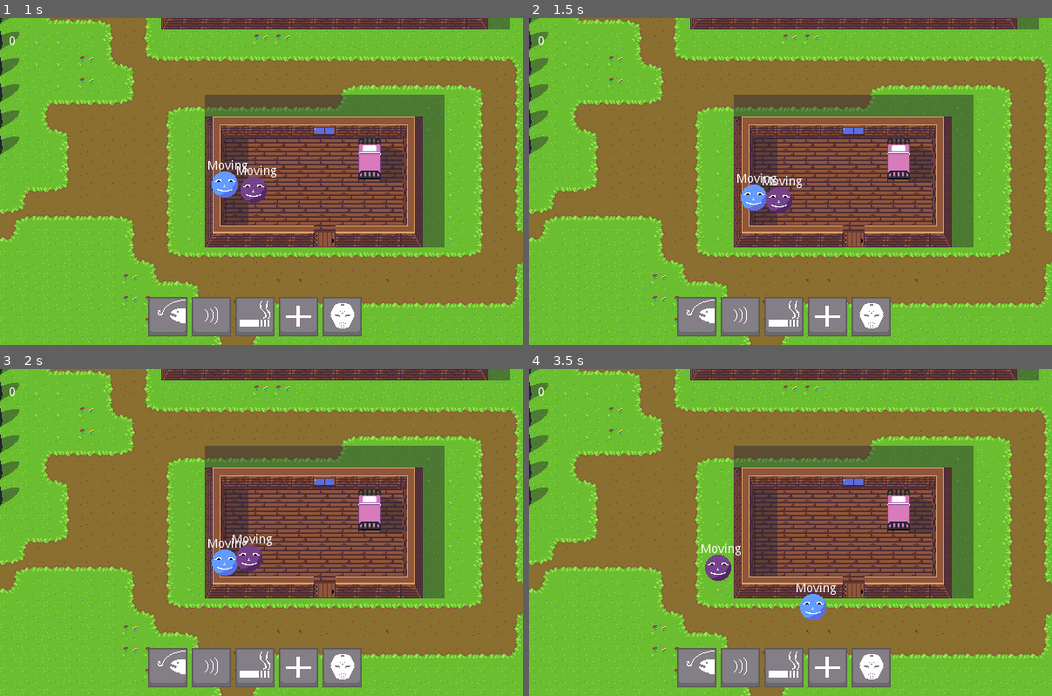
Above: before the commit, frames 1-4 (two rows, left to right).
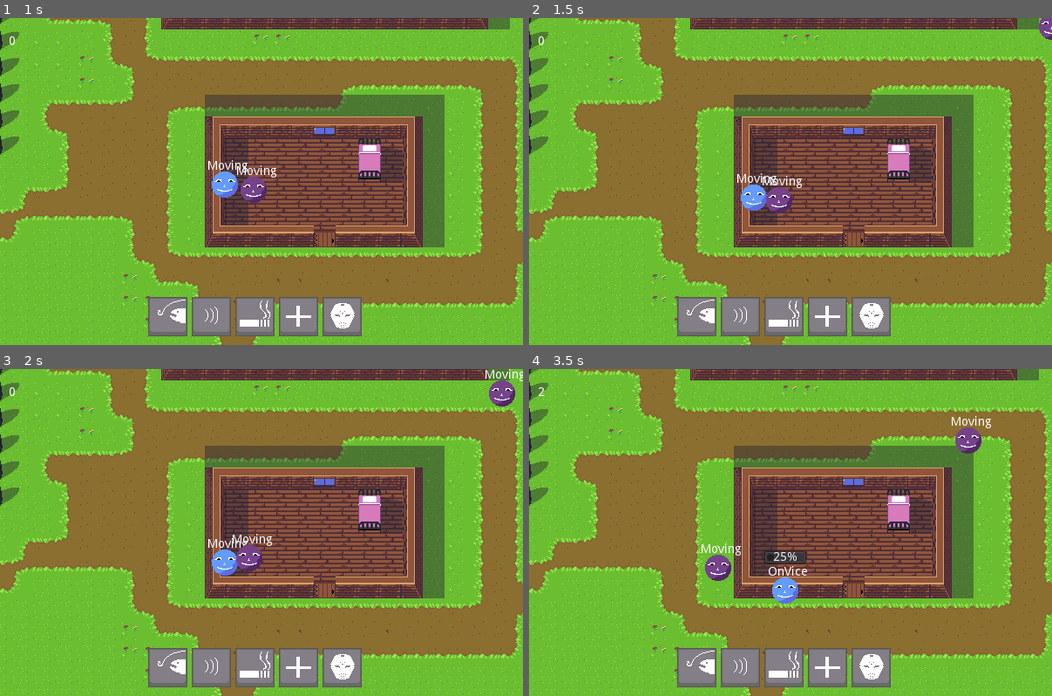
Above: after the commit, the same moments.

Repository: LucasCyka/The-Killer
Game: Godot game, scene res://scenes/prototype.tscn
Two runs of this game, one before a commit and one after it. Both use one fixed random seed, a clock stepped at 60 frames per second and the inputs below.
Inputs (mouse positions are in pixels of both pictures, inside the frame that each line leads up to):
- Up to frame 1 (1 s): click (167, 315) at 0.5 s
- Up to frame 2 (1.5 s): click (738, 315) at 1.25 s
- Up to frame 3 (2 s): no input
- Up to frame 4 (3.5 s): click (785, 666) at 2 s; click (827, 666) at 2.75 s

Frame 1 is identical in both runs. In frame 2, 0.1% of the frame differs, in the area x 97-100%, y 0-7%; in frame 3, 0.4%; in frame 4, 1.5%, in the area x 1-89%, y 5-77%.
Error before the commit: Parse Error: Too many arguments for "funcref()" call. Expected at most 2. (res://scripts/ViceTrap.gd:11)

Commit message:
New trap and bug-fixing

Diff:
--- a/scenes/GameUI.tscn
+++ b/scenes/GameUI.tscn
@@ -73,7 +73,6 @@
 script = ExtResource( 5 )
 
 [node name="TrapsPanel" type="Container" parent="Canvas/TrapsUI"]
-editor/display_folded = true
 margin_left = 170.147
 margin_top = 320.0
 margin_right = 415.148
@@ -139,6 +138,7 @@
 
 [connection signal="pressed" from="Canvas/TeenagerInfo/Panel/background/Close" to="Canvas/TeenagerInfo" method="hide_panel"]
 [connection signal="pressed" from="Canvas/TrapsUI/TrapsPanel/LureBtn" to="Canvas/TrapsUI" method="lure_btn"]
+[connection signal="pressed" from="Canvas/TrapsUI/TrapsPanel/BumpBtn" to="Canvas/TrapsUI" method="bump_btn"]
 [connection signal="pressed" from="Canvas/TrapsUI/TrapsPanel/ViceBtn" to="Canvas/TrapsUI" method="vice_btn"]
 [connection signal="pressed" from="Canvas/TrapsUI/TrapsPanel/MiscBtn" to="Canvas/TrapsUI" method="misc_btn"]
 [connection signal="pressed" from="Canvas/MiscUI/MiscPanel/HuntBtn" to="Canvas/MiscUI" method="hunt"]
--- a/scenes/Teenager.tscn
+++ b/scenes/Teenager.tscn
@@ -1,8 +1,8 @@
-[gd_scene load_steps=15 format=2]
+[gd_scene load_steps=16 format=2]
 
 [ext_resource path="res://scripts/TeenageAI.gd" type="Script" id=1]
-[ext_resource path="res://sprites/prototype/characters/male.png" type="Texture" id=2]
-[ext_resource path="res://sprites/prototype/characters/female.png" type="Texture" id=3]
+[ext_resource path="res://sprites/prototype/characters/female.png" type="Texture" id=2]
+[ext_resource path="res://sprites/prototype/characters/male.png" type="Texture" id=3]
 [ext_resource path="res://scripts/states/AIFSM.gd" type="Script" id=4]
 [ext_resource path="res://scripts/states/ai/Idle.gd" type="Script" id=5]
 [ext_resource path="res://scripts/states/ai/Moving.gd" type="Script" id=6]
@@ -11,7 +11,8 @@
 [ext_resource path="res://scripts/states/ai/Panic.gd" type="Script" id=9]
 [ext_resource path="res://scripts/states/ai/Escaping.gd" type="Script" id=10]
 [ext_resource path="res://scripts/states/ai/OnVice.gd" type="Script" id=11]
-[ext_resource path="res://scripts/states/ai/Dead.gd" type="Script" id=12]
+[ext_resource path="res://scripts/states/ai/Startled.gd" type="Script" id=12]
+[ext_resource path="res://scripts/states/ai/Dead.gd" type="Script" id=13]
 
 [sub_resource type="CircleShape2D" id=1]
 radius = 14.1088
@@ -20,12 +21,12 @@
 animations = [ {
 "frames": [ ExtResource( 2 ) ],
 "loop": true,
-"name": "MaleNormal",
+"name": "FemaleNormal",
 "speed": 5.0
 }, {
 "frames": [ ExtResource( 3 ) ],
 "loop": true,
-"name": "FemaleNormal",
+"name": "MaleNormal",
 "speed": 5.0
 } ]
 
@@ -35,6 +36,7 @@
 script = ExtResource( 1 )
 
 [node name="KinematicTeenager" type="KinematicBody2D" parent="."]
+editor/display_folded = true
 
 [node name="Collision" type="CollisionShape2D" parent="KinematicTeenager"]
 shape = SubResource( 1 )
@@ -92,8 +94,11 @@
 [node name="OnVice" type="Node" parent="States"]
 script = ExtResource( 11 )
 
+[node name="Startled" type="Node" parent="States"]
+script = ExtResource( 12 )
+
 [node name="Dead" type="Node" parent="States"]
-script = ExtResource( 12 )
+script = ExtResource( 13 )
 
 [node name="StateTimer" type="Timer" parent="States"]
 one_shot = true
--- a/scenes/prototype.tscn
+++ b/scenes/prototype.tscn
@@ -422,6 +422,7 @@
 [node name="PlayerController" parent="." instance=ExtResource( 2 )]
 
 [node name="AI" type="YSort" parent="."]
+editor/display_folded = true
 
 [node name="Teenager" parent="AI" instance=ExtResource( 3 )]
 editor/display_folded = true
@@ -461,10 +462,9 @@
 tile_set = SubResource( 1 )
 cell_size = Vector2( 25, 25 )
 format = 1
-tile_data = PoolIntArray( 39, 0, 0, 40, 27, 0, 41, 30, 0, 65575, 1, 0, 65576, 27, 0, 65577, 31, 0 )
+tile_data = PoolIntArray( 458777, 1, 0, 458778, 27, 0, 458779, 28, 0, 524315, 0, 0, 524316, 26, 0, 524317, 29, 0 )
 
 [node name="Tiles" type="Node" parent="."]
-editor/display_folded = true
 
 [node name="Floor" type="TileMap" parent="Tiles"]
 z_index = -2
@@ -473,7 +473,7 @@
 cell_quadrant_size = 1
 cell_y_sort = true
 format = 1
-tile_data = PoolIntArray( -1376192, 2, 0, -1376191, 2, 0, -1 …(34433 unchanged characters)…  0, 458776, 1, 0, 458777, 1, 0, 458778, 1, 0, 458779, 1, 0, 458780, 1, 0, 458781, …(45164 unchanged characters)…
+tile_data = PoolIntArray( -1376192, 2, 0, -1376191, 2, 0, -1 …(34433 unchanged characters)…  0, 458776, 1, 0, 458777, 1, 0, 458778, 3, 0, 458779, 1, 0, 458780, 1, 0, 458781, …(45164 unchanged characters)…
 
 [node name="Trees" type="TileMap" parent="Tiles"]
 position = Vector2( -1, 0 )
@@ -495,6 +495,7 @@
 [node name="WaterAuto" type="TileMap" parent="Tiles"]
 tile_set = SubResource( 2 )
 cell_size = Vector2( 25, 25 )
+cell_quadrant_size = 1
 format = 1
 tile_data = PoolIntArray( 1179675, 0, 0, 1179676, 0, 1, 1179677, 0, 1, 1179678, 0, 1, 1179679, 0, 1, 1179680, 0, 1, 117 …(21396 unchanged characters)…
 
@@ -502,6 +503,7 @@
 z_index = -1
 tile_set = ExtResource( 9 )
 cell_size = Vector2( 25, 25 )
+cell_quadrant_size = 1
 format = 1
 tile_data = PoolIntArray( -1245185, 1, 0, -1310704, 1, 1, -1310701, 0, 0, -1310700, 0, 1, -1310699, 0, 1, -1310698, 0,  …(19411 unchanged characters)…
 
@@ -509,6 +511,7 @@
 z_index = -1
 tile_set = SubResource( 3 )
 cell_size = Vector2( 25, 25 )
+cell_quadrant_size = 1
 format = 1
 tile_data = PoolIntArray( -327659, 0, 0, -327658, 0, 0, -327657, 0, 0, -327656, 0, 0, -327655, 0, 0, -327654, 0, 0, -32 …(780 unchanged characters)…
 
@@ -589,7 +592,7 @@
 position = Vector2( 742.613, 623.989 )
 z_index = 1
 frames = SubResource( 5 )
-frame = 3
+frame = 1
 playing = true
 
 [node name="GameUI" parent="." instance=ExtResource( 24 )]
--- /dev/null
+++ b/scenes/traps/BumpTrap.tscn
@@ -0,0 +1,30 @@
+[gd_scene load_steps=6 format=2]
+
+[ext_resource path="res://scripts/BumpTrap.gd" type="Script" id=1]
+[ext_resource path="res://sprites/traps/knock1.png" type="Texture" id=2]
+[ext_resource path="res://sprites/traps/knock2.png" type="Texture" id=3]
+
+[sub_resource type="SpriteFrames" id=2]
+animations = [ {
+"frames": [ ExtResource( 2 ), ExtResource( 3 ) ],
+"loop": true,
+"name": "default",
+"speed": 2.0
+} ]
+
+[sub_resource type="CircleShape2D" id=1]
+
+[node name="BumpTrap" type="Node2D"]
+script = ExtResource( 1 )
+
+[node name="Texture" type="AnimatedSprite" parent="."]
+z_index = 2
+frames = SubResource( 2 )
+playing = true
+
+[node name="DetectionRadius" type="Area2D" parent="Texture"]
+
+[node name="radius1" type="CollisionShape2D" parent="Texture/DetectionRadius"]
+shape = SubResource( 1 )
+
+[connection signal="tree_exiting" from="." to="." method="on_free"]
--- a/scenes/traps/ViceTrap.tscn
+++ b/scenes/traps/ViceTrap.tscn
@@ -15,18 +15,17 @@
 } ]
 
 [sub_resource type="CircleShape2D" id=2]
-radius = 54.655
+radius = 80.4513
 
 [node name="ViceTrap" type="Node2D"]
 script = ExtResource( 1 )
 
 [node name="Texture" type="AnimatedSprite" parent="."]
 frames = SubResource( 1 )
-frame = 3
+frame = 2
 playing = true
 
 [node name="DetectionRadius" type="Area2D" parent="Texture"]
-editor/display_folded = true
 
 [node name="CollisionShape2D" type="CollisionShape2D" parent="Texture/DetectionRadius"]
 shape = SubResource( 2 )
--- /dev/null
+++ b/scripts/BumpTrap.gd
@@ -0,0 +1,55 @@
+extends "res://scripts/Traps.gd"
+
+"""
+	Bump trap. This trap will change the teenager state in their range of detection:
+	It can be screams, 'bumps' on the wall etc...
+"""
+
+var id = 0
+
+#the detection radius of the sound
+var radius = [150]
+
+#world nodes
+onready var texture = $Texture
+
+func _ready():
+	#TODO: change the textures acording to its ID
+	#TODO: change the type of tiles according to its ID
+	#TODO: change the type of detection radius here...
+
+	#I guess this won't work on the web version...
+	Input.set_mouse_mode(Input.MOUSE_MODE_HIDDEN)
+
+#move the trap around
+func _process(delta):
+	if base == null:
+		return
+
+	var closest = base.get_closest_tile(tiles,get_global_mouse_position(),20)
+	if closest == get_global_mouse_position():
+		#the player can't place the trap here
+		set_is_invalid_tile(true)
+	else: set_is_invalid_tile(false)
+
+	texture.global_position =  Vector2(closest.x,closest.y)
+
+func _input(event):
+	if Input.is_action_just_pressed("cancel_input"):
+		queue_free()
+	elif Input.is_action_just_pressed("ok_input"):
+		if is_invalid_tile:
+			return
+
+		#activate this trap.
+		var teenagers = base.get_teenagers()
+
+		for teenager in teenagers:
+			var teen_pos = teenager.kinematic_teenager.global_position
+			var distance = teen_pos.distance_to(texture.global_position)
+			if distance < radius[id]:
+				#TODO: check if he's inside a building
+				startle_teenager(teenager)
+
+func on_free():
+	Input.set_mouse_mode(Input.MOUSE_MODE_VISIBLE)
--- a/scripts/Game.gd
+++ b/scripts/Game.gd
@@ -54,11 +54,15 @@
 
 	return closest
 
-#return the tilemap that things can be put
+#return the tilemap of containing floor tiles. It's used by traps.
 func get_floor_tile():
+	#TODO: return also A* tiles
 	return $Tiles/Floor
 
-#TODO: return also A* tiles
+#return walls of buildings in the map
+func get_wall_tile():
+	#TODO: this will also return some floor tiles, change this later...
+	return $Tiles/Buildings
 
 #change the current game mode
 func set_current_mode(value):
--- a/scripts/GameUI.gd
+++ b/scripts/GameUI.gd
@@ -50,6 +50,9 @@
 	return game.get_floor_tile()
 	#TODO: return instead the A* tilemap
 
+func get_bump_tilemap():
+	return game.get_wall_tile()
+
 #return all the buttons used in the ui
 func get_buttons():
 	var buttons = traps_ui.get_child(0).get_children()
--- a/scripts/PlayerHunter.gd
+++ b/scripts/PlayerHunter.gd
@@ -70,7 +70,7 @@
 #start to attack the teenager
 func attack(teenager):
 	#TODO: check if the teenager is fighting before killig him
-	#TODO: check if he's not dead yet
+	#TODO: check if he's not dead already
 	teenager.state_machine.force_state("Dead")
 
 #remove the player hunter
--- a/scripts/TeenageAI.gd
+++ b/scripts/TeenageAI.gd
@@ -142,13 +142,13 @@
 	#TODO: use an A* algorithm
 	var dir = to - kinematic_teenager.global_position
 	dir = dir.normalized()
-	kinematic_teenager.move_and_slide(dir * speed)
 
 
 	if kinematic_teenager.global_position.distance_to(to) < 4:
 		return true
 	else:
-		 return false
+		kinematic_teenager.move_and_slide(dir * speed)
+		return false
 
 #TODO: update animations according to its state, id etc...
 func update_animations():
--- a/scripts/Traps.gd
+++ b/scripts/Traps.gd
@@ -30,7 +30,7 @@
 
 	#TODO: change trap modifiers according to their ids.
 
-##traps effects##
+##traps effects - most used by misc and vice traps##
 func enter_panic(teenager):
 	teenager.state_machine.force_state('Panic')
 
@@ -46,15 +46,17 @@
 func cripple():
 	pass
 
-func cause_vice(teenager):
+func activate_vice(teenager):
+	teenager.state_machine.state_time = 4 #TODO: maybe take this number from the trap?
 	teenager.state_machine.force_state('OnVice')
-	teenager.state_machine.state_time = 4 #TODO: maybe take this number from the trap?
 
 ##
-#TODO: check if the teenager isn't in panic mode
 #make the teenager enters on the 'lured state'
 func lure_teenager(teenager):
 	teenager.state_machine.force_state('Lured')
+
+func startle_teenager(teenager):
+	teenager.state_machine.force_state('Startled')
 
 #the trap becomes transparent when is in an invalid location
 func set_is_invalid_tile(value):
--- a/scripts/TrapsUI.gd
+++ b/scripts/TrapsUI.gd
@@ -37,6 +37,12 @@
 	vice.init(base.game,base.get_lure_tilemap(),vice,self)
 	base.game.add_child(vice)
 
+#TODO: open a panel showing all the bump traps available for this level
+func bump_btn():
+	var bump = preload("res://scenes/traps/BumpTrap.tscn").instance()
+	bump.init(base.game,base.get_bump_tilemap(),bump,self)
+	base.game.add_child(bump)
+
 #when the player is using the ui interface
 func set_is_ui_occupied(value):
 	is_ui_occupied = value
--- a/scripts/ViceTrap.gd
+++ b/scripts/ViceTrap.gd
@@ -8,7 +8,7 @@
 var id = 0
 
 var effects = {
-	0:[funcref(funcref(self,"cause_vice"),self,"decrease_speed")],
+	0:[funcref(self,"decrease_speed")],
 	1:[funcref(self,"decrease_speed")]
 
 }
@@ -55,8 +55,10 @@
 func _on_radius(body):
 	if body.name == "KinematicTeenager":
 		is_used = true
-		for effect in effects[id]:
+		body.get_parent().set_trap(self)
+		activate_vice(body.get_parent())
+
+		#for effect in effects[id]:
 			#apply each effect of this trap
 			#TODO: those effects should be applied inside the OnVice State
-			effect.call_func(body.get_parent())
-	body.get_parent().set_trap(self)
+			#effect.call_func(body.get_parent())
--- a/scripts/states/AIFSM.gd
+++ b/scripts/states/AIFSM.gd
@@ -26,7 +26,8 @@
 		$Panic: $Panic.name,
 		$Escaping: $Escaping.name,
 		$Dead:$Dead.name,
-		$OnVice:$OnVice.name
+		$OnVice:$OnVice.name,
+		$Startled:$Startled.name
 	}
 
 	for state in states:
@@ -78,11 +79,12 @@
 		return
 	if state == 'Panic' and current_state.name == 'Escaping':
 		return
-	if state == 'OnVice' and current_state.name == 'Panic' or  current_state.name == 'Escaping':
+	if state == 'OnVice' and current_state.name == 'Panic' or  (current_state.name == 'Escaping' and state == 'OnVice'):
 		return
 
+
+	_on_routine = false
 	current_state.exit()
-	_on_routine = false
 	change(get_node(state))
 
 	#TODO: check if the AI isn't already in the current state
--- a/scripts/states/ai/OnVice.gd
+++ b/scripts/states/ai/OnVice.gd
@@ -13,6 +13,10 @@
 	self.base = base
 	base.connect("timer_finished",self,"exit")
 
+	#apply each effect of the trap
+	for effect in base.teenager.get_traps()[0].effects[base.teenager.get_traps()[0].id]:
+		effect.call_func(base.teenager)
+
 	#TODO: wait a time before consuming the trap
 	base.teenager.get_traps()[0].queue_free()
 	base.teenager.traps = []
--- a/scripts/states/ai/Panic.gd
+++ b/scripts/states/ai/Panic.gd
@@ -64,7 +64,6 @@
 			if teenager.get_child(0).global_position == positions.front():
 				closest_teenager = teenager
 				break
-
 #destructor
 func exit():
 	if _timer != null:
--- /dev/null
+++ b/scripts/states/ai/Startled.gd
@@ -0,0 +1,20 @@
+extends Node
+
+"""
+	Teenager startled state
+"""
+
+signal finished
+
+var base
+
+#constructor
+func init(base,state_position,state_time):
+	self.base = base
+
+func update(delta):
+	pass
+
+#destructor
+func exit():
+	emit_signal("finished")
Not shown, added: export_presets.cfg
Binary file added: sprites/misc/invisible.png
Not shown, added: sprites/misc/invisible.png.import
Binary file added: sprites/traps/knock.ase
Binary file added: sprites/traps/knock1.png
Not shown, added: sprites/traps/knock1.png.import
Binary file added: sprites/traps/knock2.png
Not shown, added: sprites/traps/knock2.png.import
Binary file added: sprites/traps/knock3.png
Not shown, added: sprites/traps/knock3.png.import
